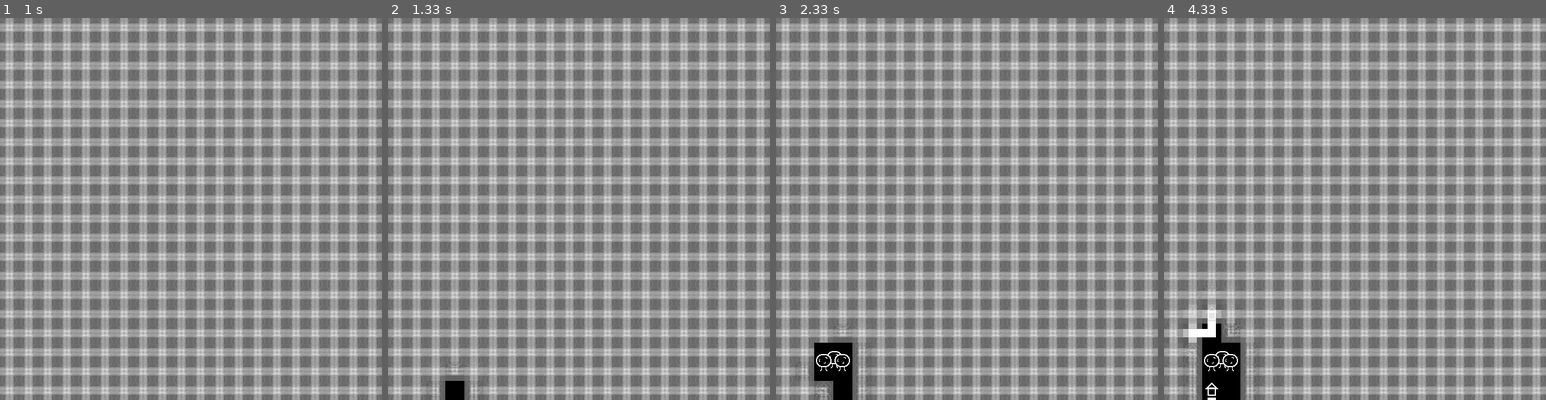
Above: before the commit, frames 1-4 (left to right).
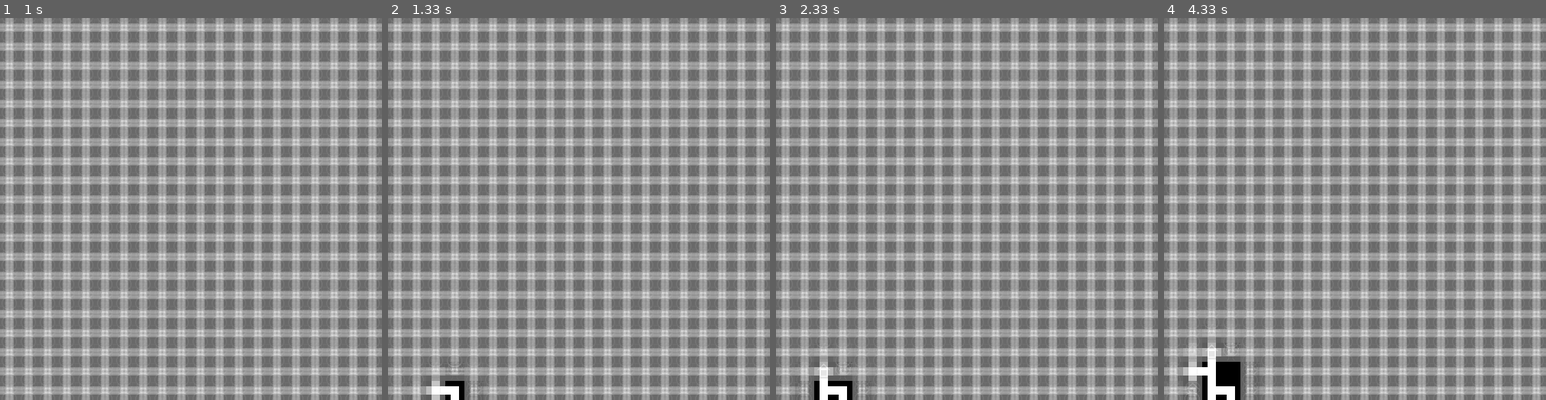
Above: after the commit, the same moments.

Repository: bobbarnes1981/PyGameWaveFunctionCollapse
Game: pygame game, started from wfc/__main__.py
Same seed, same stepped clock (60 frames per second), same inputs: the game is played once before the commit and once after it.
Inputs:
- Up to frame 1 (1 s): no input
- Up to frame 2 (1.33 s): no input
- Up to frame 3 (2.33 s): no input
- Up to frame 4 (4.33 s): tap Enter at 3.33, 3.67, 4 s

Frame 1 is identical in both runs. In frame 2, 0.3% of the frame differs, in the area x 8-19%, y 95-100%; in frame 3, 1.6%; in frame 4, 1.9%, in the area x 3-24%, y 75-100%.

Commit message:
use cell class and type hinting

Diff:
--- a/wfc/__main__.py
+++ b/wfc/__main__.py
@@ -61,8 +61,8 @@
         'ewall': { 'rules':  { 'n': blank_connect_n, 'e': blank_connect_e, 's': blank_connect_s, 'w': wall_connect_w }, 'weight': 0.25 },
         'swall': { 'rules':  { 'n': wall_connect_n, 'e': blank_connect_e, 's': blank_connect_s, 'w': blank_connect_w }, 'weight': 0.25 },
         'wwall': { 'rules':  { 'n': blank_connect_n, 'e': wall_connect_e, 's': blank_connect_s, 'w': blank_connect_w }, 'weight': 0.25 },
-        'nswall': { 'rules':  { 'n': wall_connect_n, 'e': blank_connect_e, 's': wall_connect_s, 'w': blank_connect_w }, 'weight': 1 },
-        'ewwall': { 'rules':  { 'n': blank_connect_n, 'e': wall_connect_e, 's': blank_connect_s, 'w': wall_connect_w }, 'weight': 1 }
+        'nswall': { 'rules':  { 'n': wall_connect_n, 'e': blank_connect_e, 's': wall_connect_s, 'w': blank_connect_w }, 'weight': 0.12 },
+        'ewwall': { 'rules':  { 'n': blank_connect_n, 'e': wall_connect_e, 's': blank_connect_s, 'w': wall_connect_w }, 'weight': 0.12 }
     }
     tileset = solver.TileSet(tiles)
 
--- a/wfc/solver.py
+++ b/wfc/solver.py
@@ -16,23 +16,42 @@
 TILE_Y = 20
 
 class TileSet(object):
-    def __init__(self, tiles):
+    def __init__(self, tiles: dict) -> None:
         self._tiles = tiles
         image_path = os.path.dirname(__file__)
         self._images = {}
         for name in self._tiles.keys():
             self._images[name] = pygame.image.load(os.path.join(image_path, 'tiles', '{0}.png'.format(name)))
-    def names(self):
+    def names(self) -> list[str]:
         return list(self._tiles.keys())
-    def rule(self, tile_name, direction):
+    def rule(self, tile_name: str, direction: str) -> dict:
         return self._tiles[tile_name]['rules'][direction]
-    def weight(self, tile_name):
+    def weight(self, tile_name: str) -> int:
         return self._tiles[tile_name]['weight']
-    def image(self, tile_name):
+    def image(self, tile_name: str) -> dict:
         return self._images[tile_name]
 
+class Cell(object):
+    def __init__(self, r: int, c: int, choices: list[str]) -> None:
+        self._r = r
+        self._c = c
+        self._choices = choices
+
+    @property
+    def choices(self) -> list[str]:
+        return self._choices
+    @choices.setter
+    def choices(self, choices: list[str]):
+        self._choices = choices
+    @property
+    def r(self) -> int:
+        return self._r
+    @property
+    def c(self) -> int:
+        return self._c
+
 class App(object):
-    def __init__(self, tileset, delay, shownumbers):
+    def __init__(self, tileset: TileSet, delay: float, shownumbers: bool) -> None:
         self._tileset = tileset
         self._delay = delay
         self._shownumbers = shownumbers
@@ -41,12 +60,8 @@
         for r in range(0, TILE_Y):
             self._grid.append([])
             for c in range(0, TILE_X):
-                self._grid[r].append([])
-                self._grid[r][c] = {
-                    'choices': self._tileset.names(),
-                    'x': c,
-                    'y': r
-                }
+                self._grid[r].append([Cell])
+                self._grid[r][c] = Cell(r, c, self._tileset.names())
 
         self._running = True
         self._display_surf = None
@@ -69,7 +84,7 @@
             'w': 'e'
         }
         self._image_cache = {}
-    def on_init(self):
+    def on_init(self) -> None:
         pygame.init()
         pygame.display.set_caption("Solver")
         self._display_surf = pygame.display.set_mode(self._size, pygame.HWSURFACE | pygame.DOUBLEBUF)
@@ -80,7 +95,7 @@
         self.font_s = pygame.font.SysFont(None, 22)
         self.font_l = pygame.font.SysFont(None, 33)
         return True
-    def on_event(self, event):
+    def on_event(self, event: pygame.event.Event) -> None:
         if event.type == pygame.QUIT:
             self.running = False
         elif event.type == pygame.KEYDOWN:
@@ -88,7 +103,7 @@
                 self._running = False
         else:
             logging.debug(event)
-    def on_loop(self, elapsed):
+    def on_loop(self, elapsed: float) -> None:
         self._counter+=elapsed
         if self._counter > self._delay:
             logging.info("tick")
@@ -96,7 +111,7 @@
             if self._complete == False:
                 if self.solve():
                     self._complete = True
-    def solve(self):
+    def solve(self) -> None:
         logging.info('solve')
 
         # get all cells with more than one choice
@@ -104,122 +119,122 @@
         for r in range(0, TILE_Y):
             for c in range(0, TILE_X):
                 cell = self._grid[r][c]
-                if len(cell['choices']) > 1:
+                if len(cell.choices) > 1:
                     data.append(cell)
 
         # sort by number of choices
-        data.sort(key=lambda cell: len(cell['choices']), reverse=False)
+        data.sort(key=lambda cell: len(cell.choices), reverse=False)
         logging.info('num cells {0}'.format(len(data)))
 
         if len(data) > 0:
 
             # find min choices
-            num_choices = len(data[0]['choices'])
+            num_choices = len(data[0].choices)
             logging.info('min choices {0}'.format(num_choices))
 
             # filter for cells with same number of choices
-            data = [d for d in data if len(d['choices']) == num_choices]
+            data = [d for d in data if len(d.choices) == num_choices]
             logging.info('num cells {0}'.format(len(data)))
 
             # pick random cell with least choices
             cell = random.choice(data)
 
             # select one of the options
-            chosen_tile = random.choices(cell['choices'], weights=map(self._tileset.weight, cell['choices']), k=1)[0]
-            #chosen_tile = random.choice(cell['choices'])
+            w = list(map(self._tileset.weight, cell.choices))
+            chosen_tile = random.choices(cell.choices, weights=w, k=1)[0]
 
             # should we check before choosing that it's still valid
-            cell['choices'] = [chosen_tile]
+            cell.choices = [chosen_tile]
 
             self.resolve_cells()
         return False
-    def resolve_cells(self):
+    def resolve_cells(self) -> None:
         # resolve cells
         for p in range(0, NUMBER_OF_PASSES):
             for r in range(0, TILE_Y):
                 for c in range(0, TILE_X):
                     self.resolve_cell(r, c)
-    def resolve_cell(self, r, c):
+    def resolve_cell(self, r: int, c: int) -> None:
         logging.info('checking {0},{1}'.format(r,c))
         cell = self._grid[r][c]
-        if len(cell['choices']) > 1:
+        if len(cell.choices) > 1:
             logging.info('not set')
             self.update_allowed_choices(cell, 'n')
             self.update_allowed_choices(cell, 's')
             self.update_allowed_choices(cell, 'w')
             self.update_allowed_choices(cell, 'e')
-            logging.info('choices left {0}'.format(len(cell['choices'])))
+            logging.info('choices left {0}'.format(len(cell.choices)))
         else:
             logging.info('already set')
-    def update_allowed_choices(self, cell_to_restrict, out_direction):
+    def update_allowed_choices(self, cell_to_restrict: Cell, out_direction: str) -> None:
         # if a cell exists in out_direction
-        restricter = self.get_cell(cell_to_restrict['y'], cell_to_restrict['x'], out_direction)
+        restricter = self.get_cell(cell_to_restrict.r, cell_to_restrict.c, out_direction)
         if restricter != False:
             in_direction = self._opposite_direction[out_direction]
             logging.debug('checking from {0}'.format(in_direction))
-            if len(restricter['choices']) > 0:
-                if len(restricter['choices']) < len(self._tileset.names()):
+            if len(restricter.choices) > 0:
+                if len(restricter.choices) < len(self._tileset.names()):
                     logging.debug('restricting')
                     # create list of all allowed choices
                     allowed = []
-                    for choice in restricter['choices']:
+                    for choice in restricter.choices:
                         # get rules that apply from other cell into this cell
                         for allow in self._tileset.rule(choice, in_direction):
                             allowed.append(allow)
                     choices = []
                     # remove all choices not allowed
-                    for choice in cell_to_restrict['choices']:
+                    for choice in cell_to_restrict.choices:
                         if choice in allowed:
                             choices.append(choice)
-                    cell_to_restrict['choices'] = choices
-    def get_cell(self, r, c, direction):
+                    cell_to_restrict.choices = choices
+    def get_cell(self, r: int, c: int, direction: str) -> Cell:
         return self._get_cell_dict[direction](r, c)
-    def get_north(self, r, c):
+    def get_north(self, r: int, c: int) -> Cell:
         if r > 0:
             x = c
             y = r-1
             return self._grid[y][x]
         return False
-    def get_south(self, r, c):
+    def get_south(self, r: int, c: int) -> Cell:
         if r < TILE_Y-1:
             x = c
             y = r+1
             return self._grid[y][x]
         return False
-    def get_west(self, r, c):
+    def get_west(self, r: int, c: int) -> Cell:
         if c > 0:
             x = c-1
             y = r
             return self._grid[y][x]
         return False
-    def get_east(self, r, c):
+    def get_east(self, r: int, c: int) -> Cell:
         if c < TILE_X-1:
             x = c+1
             y = r
             return self._grid[y][x]
         return False
-    def on_render(self):
+    def on_render(self) -> None:
         self._display_surf.fill(COLOUR_WHITE)
         for r in range(0, TILE_Y):
             for c in range(0, TILE_X):
                 x = c*TILE_WIDTH
                 y = r*TILE_HEIGHT
                 cell = self._grid[r][c]
-                num_choices = len(cell['choices'])
+                num_choices = len(cell.choices)
                 if num_choices == 0:
                     pygame.draw.rect(self._display_surf, COLOUR_RED, (x, y, TILE_WIDTH, TILE_HEIGHT))
                 elif num_choices == 1:
-                    self._display_surf.blit(self._tileset.image(cell['choices'][0]), (x, y))
+                    self._display_surf.blit(self._tileset.image(cell.choices[0]), (x, y))
                 elif self._shownumbers:
-                    img = self.font_l.render(str(len(cell['choices'])), True, (0,0,0))
+                    img = self.font_l.render(str(len(cell.choices)), True, (0,0,0))
                     self._display_surf.blit(img, (x+3, y+6))
                 else:
-                    for choice in cell['choices']:
+                    for choice in cell.choices:
                         img = self.get_image(cell, choice)
                         self._display_surf.blit(img, (x, y))
         pygame.display.update()
-    def get_image(self, cell, choice):
-        num_choices = len(cell['choices'])
+    def get_image(self, cell: Cell, choice: str) -> None:
+        num_choices = len(cell.choices)
         ratio = 255/num_choices
         if choice not in self._image_cache.keys():
             self._image_cache[choice] = {}
@@ -228,9 +243,9 @@
             i.set_alpha(ratio)
             self._image_cache[choice][num_choices] = i
         return self._image_cache[choice][num_choices]
-    def on_cleanup(self):
+    def on_cleanup(self) -> None:
         pygame.quit()
-    def on_execute(self):
+    def on_execute(self) -> None:
         if self.on_init() == False:
             self._running = False
         while self._running:
